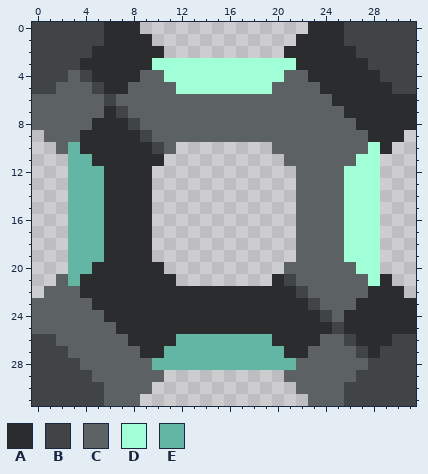
Edited in one commit: pixel-art sprite (sprites/blocks/Asterion/distribution/whitorite-inverted-sorter.png). Above is the file before it was changed.
The file is 32x32 pixels.
Palette (. is transparent): A #2b2c2e  B #404447  C #5c6164  D #a0ffd6  E #62b6a3
Pixels before, first column x 0:
 0 BBBBBBAAA..............AAABBBBBB
 1 BBBBBBAAAA............AAAABBBBBB
 2 BBBBBAAAAAA..........AAAAAABBBBB
 3 BBBBAAAAAADDDDDDDDDDDDAAAAAABBBB
 4 BBBCBAAAACCDDDDDDDDDDCCAAAAAABBB
 5 BBCCCBAACCCCDDDDDDDDCCCCAAAAAABB
 6 CCCCCCBCCCCCCCCCCCCCCCCCCAAAAAAA
 7 CCCCCCABCCCCCCCCCCCCCCCCCCAAAAAA
 8 CCCCCAAABCCCCCCCCCCCCCCCCCCAAAAA
 9 .CCCAAAAABCCCCCCCCCCCCCCCCCCAAA.
10 ..CEAAAAAABC........CCCCCCCCDA..
11 ...EEAAAAAA..........CCCCCCDD...
12 ...EEEAAAA............CCCCDDD...
13 ...EEEAAAA............CCCCDDD...
14 ...EEEAAAA............CCCCDDD...
15 ...EEEAAAA............CCCCDDD...
16 ...EEEAAAA............CCCCDDD...
17 ...EEEAAAA............CCCCDDD...
18 ...EEEAAAA............CCCCDDD...
19 ...EEEAAAA............CCCCDDD...
20 ...EEAAAAAA..........CCCCCCDD...
21 ..CEAAAAAAAA........ABCCCCCCDA..
22 .CCCAAAAAAAAAAAAAAAAAABCCCCCAAA.
23 CCCCCAAAAAAAAAAAAAAAAAABCCCAAAAA
24 CCCCCCAAAAAAAAAAAAAAAAAABCAAAAAA
25 CCCCCCCAAAAAAAAAAAAAAAAAABAAAAAA
26 BBCCCCCCAAAAEEEEEEEEAAAACCBAAABB
27 BBBCCCCCCAAEEEEEEEEEEAACCCCBABBB
28 BBBBCCCCCCEEEEEEEEEEEECCCCCCBBBB
29 BBBBBCCCCCC..........CCCCCCBBBBB
30 BBBBBBCCCC............CCCCBBBBBB
31 BBBBBBCCC..............CCCBBBBBB
And afterwards:
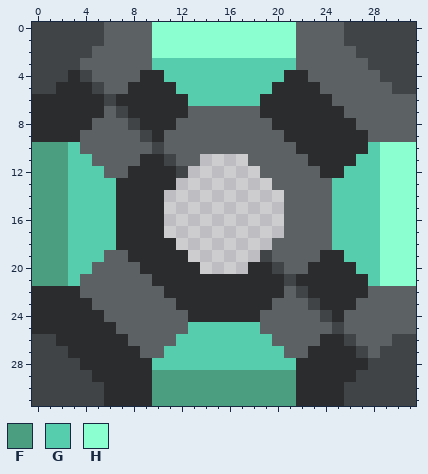
Colours new in this view: F #4b9e80  G #56ceae  H #8bffcf
The edit:
Changed rows in their new state; - is an unchanged pixel.
first column x 0:
 0 ------CCCCHHHHHHHHHHHHCCCC------
 1 ------CCCCHHHHHHHHHHHHCCCC------
 2 -----CCCCCHHHHHHHHHHHHCCCCC-----
 3 ----CCCCCCGGGGGGGGGGGGCCCCCC----
 4 ---A-CCCCAAGGGGGGGGGGAACCCCCC---
 5 --AAA-CCAAAAGGGGGGGGAAAACCCCCC--
 6 AAAAAA-AAAAAAGGGGGGAAAAAACCCCCCC
 7 AAAAAAC-AAAAA------AAAAAAACCCCCC
 8 AAAAACCC-AAA--------AAAAAAACCCCC
 9 AAAACCCCC-A----------AAAAAAACCCC
10 FFFGCCCCCC--CCCCCCCC--AAAAAAGHHH
11 FFFGGCCCC--BCC----CCC--AAAAGGHHH
12 FFFGGGCC--AAB------CCC--AAGGGHHH
13 FFFGGGG---AA--------CC---GGGGHHH
14 FFFGGGG---A----------C---GGGGHHH
15 FFFGGGG---A----------C---GGGGHHH
16 FFFGGGG---A----------C---GGGGHHH
17 FFFGGGG---A----------C---GGGGHHH
18 FFFGGGG---AA--------CC---GGGGHHH
19 FFFGGGCC--AAA------BCC--AAGGGHHH
20 FFFGGCCCC--AAA----AAB--AAAAGGHHH
21 FFFGCCCCCC--AAAAAAAA--AAAAAAGHHH
22 AAAACCCCCCC----------C-AAAAACCCC
23 AAAAACCCCCCC--------CCC-AAACCCCC
24 AAAAAACCCCCCC------CCCCC-ACCCCCC
25 AAAAAAACCCCCCGGGGGGCCCCCC-CCCCCC
26 --AAAAAACCCCGGGGGGGGCCCCAA-CCC--
27 ---AAAAAACCGGGGGGGGGGCCAAAA-C---
28 ----AAAAAAGGGGGGGGGGGGAAAAAA----
29 -----AAAAAFFFFFFFFFFFFAAAAA-----
30 ------AAAAFFFFFFFFFFFFAAAA------
31 ------AAAAFFFFFFFFFFFFAAAA------
Pixel boxes of the changes (left, top, right, bottom) in both pictures:
changed: (32, 22, 416, 406)
